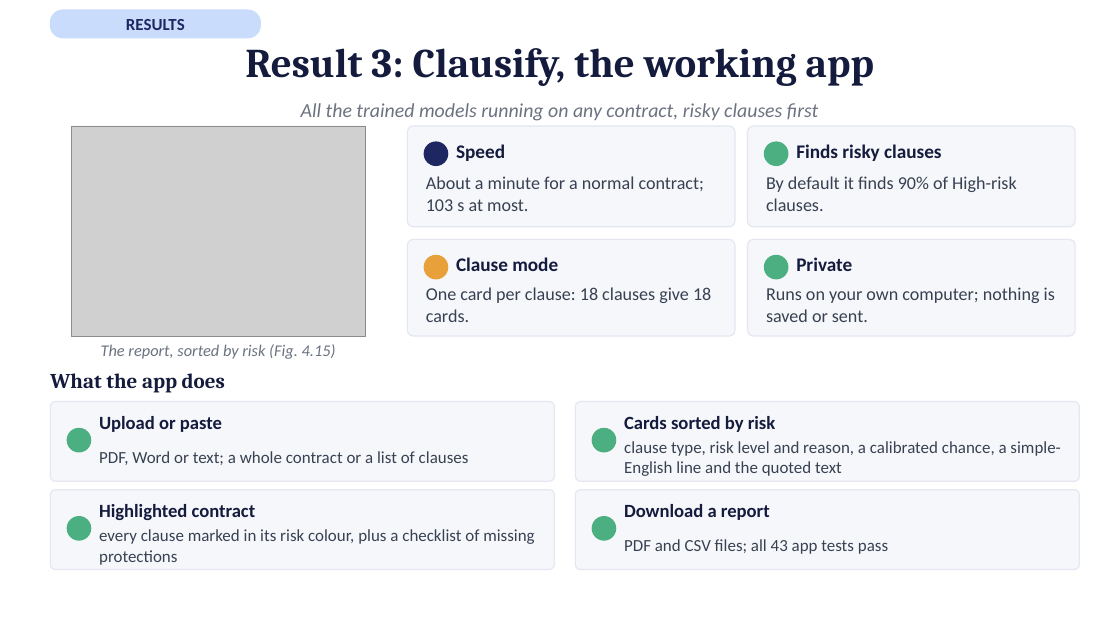
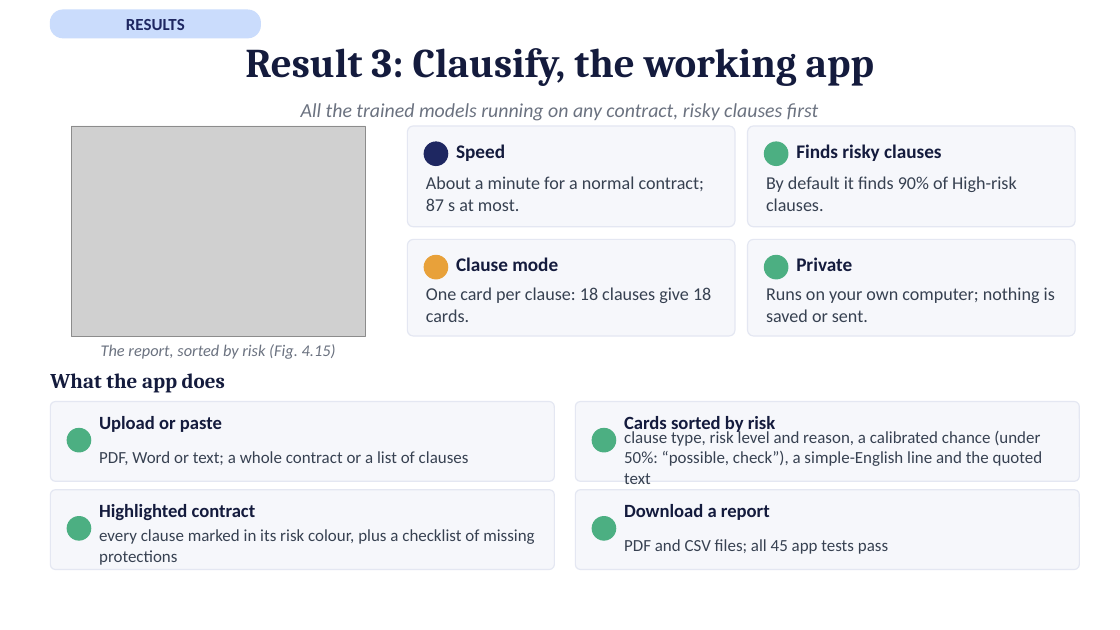
Before and after one commit to afnanmz168/clausify-p3, a slide deck: slide 14 of P25301051-p3-presentation-15-slides.pptx. Drawn at 1120x630 pixels with LibreOffice and Linux fonts; fonts in the diff are those of the drawing; grey boxes stand for pictures. Boxes give left, top, right and bottom in pixels: in the first picture for what was removed or moved away, otherwise in the second. Text is boxed around its words. In the diff, an @@ line names an element or a change of style, - is before the commit and + after.

```diff
--- a/P25301051-p3-presentation-15-slides.pptx
+++ b/P25301051-p3-presentation-15-slides.pptx
@@ text at (426, 176, 704, 211): text changed @@
-About a minute for a normal contract; 103 s at most.
+About a minute for a normal contract; 87 s at most.
@@ text at (624, 429, 1043, 484): text changed @@
-clause type, risk level and reason, a calibrated chance, a simple-English line and the quoted text
+clause type, risk level and reason, a calibrated chance (under 50%: “possible, check”), a simple-English line and the quoted text
@@ text at (624, 539, 888, 554): text changed @@
-PDF and CSV files; all 43 app tests pass
+PDF and CSV files; all 45 app tests pass
```
Also in this commit, not shown: 2 other slides changed, 34 other files.
